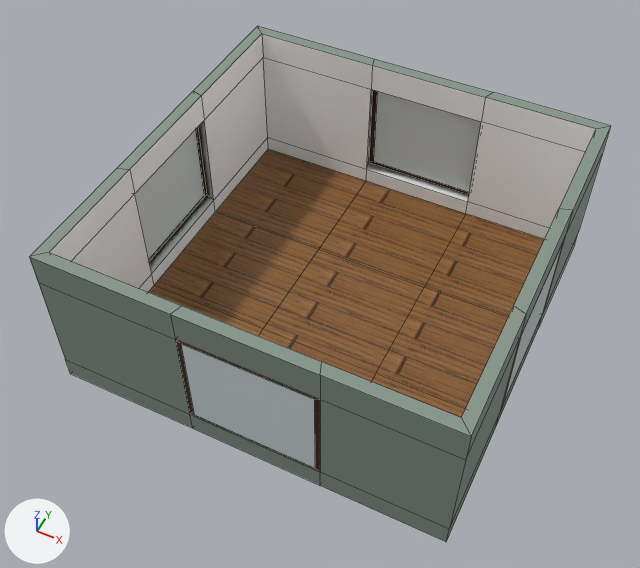
An edit to the OBJ model assets/room.obj, drawn before and after from the same camera.
Camera for both pictures: a 50 mm camera at (7.0, -5.3, 33.8) aimed at (-4.2, 17.0, 5.9). Lighting does not change. The marker at lower left points along +X, +Y and +Z. Mesh edges are drawn as thin lines. Where no turn or scale is listed for an object, it has been applied to the vertices.
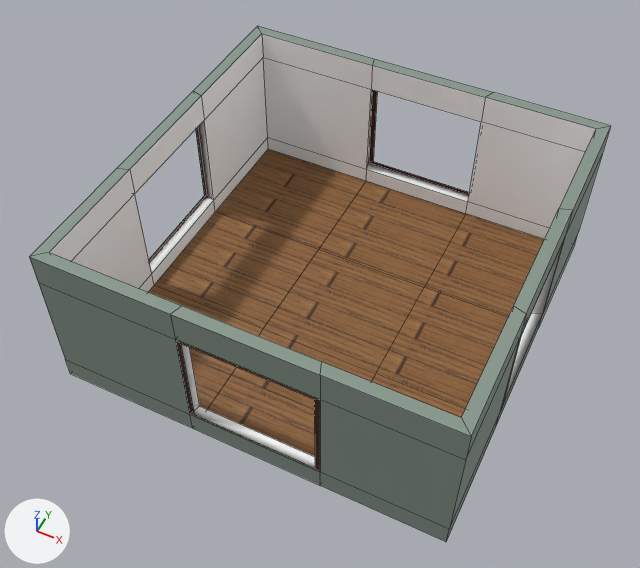
Where the change shows, as pixel boxes (x1, y1, x2, y2) in the pictures (640 x 568 px):
part 1 of me_cube_002, deleted: before (135, 91, 562, 406)
part 2 of me_cube_002, deleted: before (181, 344, 315, 468)

The edits, one by one:
me_cube_002 is used by ob_cube_002; location (0.0, 0.0, 0.0).
Verts and faces of me_cube_002; kept vertices keep their numbers, new ones are numbered from 120.
Before the commit, vertices of me_cube_002: 84 (4.6, 15.6, 8.9) at pixel (520, 336), 85 (-12.4, 15.5, 8.9), 86 (4.6, 20.8, 8.9) at pixel (562, 243), 87 (-12.4, 20.8, 8.9), 89 (-6.1, 26.8, 8.9).
Before the commit, vertices of me_cube_002: 91 (-0.8, 26.8, 8.9), 95 (4.6, 15.6, 4.5) at pixel (502, 406), 96 (-12.4, 15.5, 4.4), 97 (4.6, 20.8, 4.5) at pixel (541, 315), 98 (-12.4, 20.8, 4.4) at pixel (204, 195).
Before the commit, vertices of me_cube_002: 100 (-6.1, 26.8, 4.5) at pixel (373, 161), 102 (-0.8, 26.8, 4.5) at pixel (470, 192).
Before the commit, vertices of me_cube_002: 88 (-6.1, 9.9, 8.9) at pixel (180, 343), 90 (-0.8, 9.9, 8.9) at pixel (314, 399), 99 (-6.1, 9.9, 4.4) at pixel (194, 414), 101 (-0.8, 9.9, 4.4) at pixel (314, 468).
me_cube_002 had 120 vertices, 130 faces and spanned x -12.4..4.6, y 9.9..26.8, z 3.3..10.4.
me_cube_002 now has 120 vertices, 126 faces and spans x -12.4..4.6, y 9.9..26.8, z 3.3..10.4.
Part 1, on me_cube_002:
Faces deleted: (89, 91, 102, 100), (85, 87, 98, 96), (84, 95, 97, 86).
Part 2, on me_cube_002:
Faces deleted: (88, 99, 101, 90).
